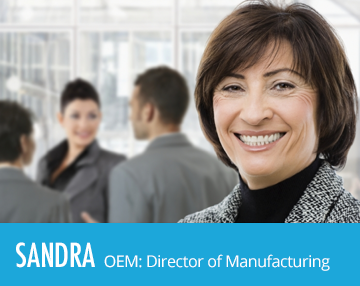
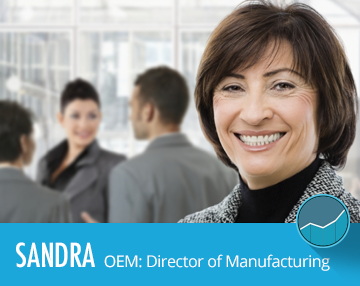
Two versions of the same layered image (360 x 286). Layer-by-layer changes:
added layer "Vector Smart Object" above "Layer 5" over bbox(296, 194, 350, 248)
added layer "Layer 5" (multiply, 33%) above "Layer 4" over bbox(304, 201, 360, 282)
